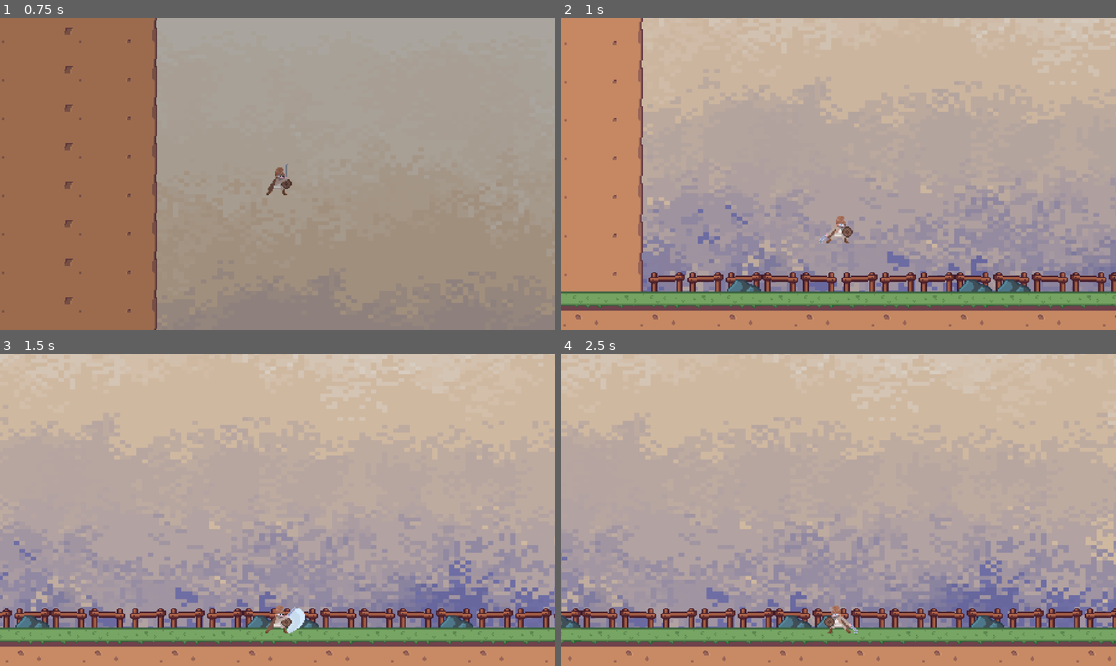
Above: before the commit, frames 1-4 (two rows, left to right).
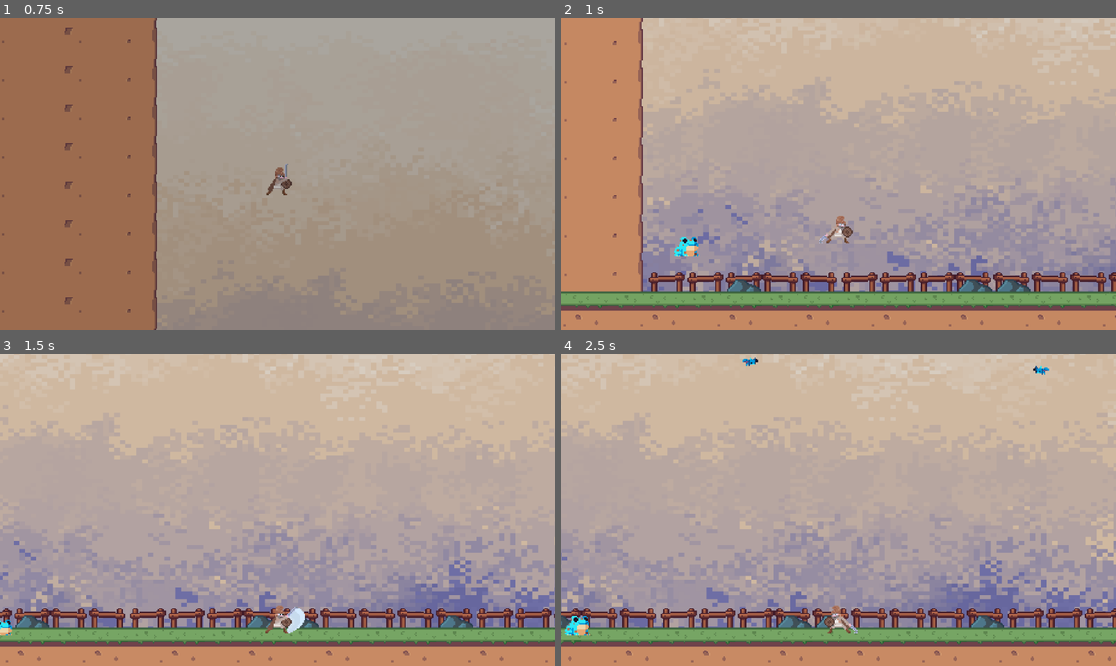
Above: after the commit, the same moments.

Repository: undeadskeleton/devworm_project
Game: Godot game, scene res://scene/stage_lvl.tscn
Same seed, same stepped clock (60 frames per second), same inputs: the game is played once before the commit and once after it.
Inputs (mouse positions are in pixels of both pictures, inside the frame that each line leads up to):
- Up to frame 1 (0.75 s): move the mouse to (399, 158) at 0.52 s; hold D (right) from 0.53 s (still down); click (399, 158) at 0.6 s
- Up to frame 2 (1 s): keep holding D (right); tap Space (jump) at 0.77 s
- Up to frame 3 (1.5 s): keep holding D (right); move the mouse to (166, 525) at 1.27 s; right-click (166, 525) at 1.35 s
- Up to frame 4 (2.5 s): tap Space (jump) at 1.52 s; move the mouse to (894, 441) at 2.02 s; release D (right) at 2.03 s; hold A (left) from 2.03 s (still down); click (894, 441) at 2.1 s

Frame 1 is identical in both runs. In frame 2, 0.2% of the frame differs, in the area x 20-25%, y 70-77%; in frame 3, 0.1%; in frame 4, 0.3%, in the area x 0-88%, y 1-91%.

Commit message:
unknown update

Diff:
--- a/scene/stage_lvl.tscn
+++ b/scene/stage_lvl.tscn
@@ -87,6 +87,9 @@
 [node name="CollisionPolygon2D" type="CollisionPolygon2D" parent="batcollision"]
 polygon = PackedVector2Array(-1, -2, 80, 2, 93, 44, 94, 532, 539, 532, 875, 529, 1502, 531, 1497, 345, 1496, 37, 1485, -3, 1097, -1, 607, 2, 344, 1, 94, -3, 79, -66, 1650, -67, 1657, 397, 1645, 612, 22, 620)
 
+[node name="scene_Transition_Animation" parent="." instance=ExtResource("6_q1sqt")]
+position = Vector2(-25, -11)
+
 [node name="batSpawn" type="Marker2D" parent="."]
 position = Vector2(410, 286)
 
@@ -103,6 +106,4 @@
 position = Vector2(228, 506)
 
 [node name="frogSpawn2" type="Marker2D" parent="."]
-position = Vector2(1435, 529)
-
-[node name="scene_Transition_Animation" parent="." instance=ExtResource("6_q1sqt")]
+position = Vector2(1435, 511)
--- a/scene/toxic_frog.gd
+++ b/scene/toxic_frog.gd
@@ -8,12 +8,12 @@
 var dir : Vector2
 var is_chasing : bool
 
-
 var player
 
 var dead : bool
 var is_attacking : bool
 var is_taking_damage : bool
+var allowed_to_take_damage : bool
 var knockback : int = -150
 const gravity : int = 900
 
@@ -27,6 +27,8 @@
 	is_chasing = true
 	is_attacking = false
 	is_taking_damage = false
+	allowed_to_take_damage = false
+	is_roaming = true
 	player = GlobalScript.playerBody
 
 func _process(delta):
@@ -42,8 +44,7 @@
 
 
 func move(delta):
-	if !dead:
-		is_roaming = true
+	if !dead and is_roaming:
 		if !is_chasing:
 			velocity += dir * speed * delta
 		elif is_chasing and !is_taking_damage:
@@ -51,11 +52,9 @@
 			velocity.x = dir_to_player.x
 			dir.x = abs(velocity.x)/velocity.x
 		elif is_taking_damage:
-			print("frog is knockbacked")
 			var knockback_dir = position.direction_to(player.position) * knockback
 			velocity.x = knockback_dir.x
 		move_and_slide()
-
 	elif dead:
 		velocity.x = 0
 
@@ -74,6 +73,11 @@
 		animatedsprite.play("attack")
 		await get_tree().create_timer(1).timeout
 		is_attacking = false
+	elif dead and is_roaming:
+		is_roaming = false
+		animatedsprite.play("death")
+		await get_tree().create_timer(1).timeout
+		self.queue_free()
 
 
 func _on_direction_timer_timeout():
@@ -89,15 +93,25 @@
 func _on_frog_hit_box_area_entered(area):
 	if area == GlobalScript.playerDamageZone:
 		damage_taken = GlobalScript.playerDamage
-		is_taking_damage = true
+		allowed_to_take_damage = true
 
 		taking_damage(damage_taken)
 
 func taking_damage(damage):
 	if !dead:
 		health -= damage
+		is_taking_damage = true
 		print("current health : ",health)
+		if health <= 0:
+			health = 0
+			dead = true
+		damage_cooldown(1.5)
 
+func damage_cooldown(wait_time):
+	allowed_to_take_damage = false
+	await get_tree().create_timer(wait_time).timeout
+	allowed_to_take_damage = true
+	is_taking_damage = false
 
 
 func _on_frog_damage_zone_body_entered(body):
--- a/scripts/bat_enemy.gd
+++ b/scripts/bat_enemy.gd
@@ -94,4 +94,3 @@
 	if health <= 0:
 		health = 0
 		dead = true
-		print(str(self)," the current health is " , health, "and is_taking_damage", str(is_talking_damage))
--- a/scripts/player.gd
+++ b/scripts/player.gd
@@ -10,7 +10,7 @@
 var current_attack :bool
 var attack_type : String
 var weapon_ready : bool
-var health : int = 200
+var health : int = 2000
 var is_alive : bool
 var is_allowed_to_take_damage : bool
 var damage : int
--- a/scripts/stage_lvl.gd
+++ b/scripts/stage_lvl.gd
@@ -33,7 +33,7 @@
 			sceneTransitionAnimation.play("in_between")
 			await get_tree().create_timer(1).timeout
 			print(current_wave)
-			spawn_enemy("bats",4.0,4.0) #type,multiplier,spawns
+			spawn_enemy("bat",4.0,4.0) #type,multiplier,spawns
 			spawn_enemy("frog",1.5,2.0)
 
 func spawn_enemy(type,multiplier,mob_spawns):
@@ -64,7 +64,6 @@
 			add_child(bat4)
 			mob_spawn_round -= 1
 			await get_tree().create_timer(mob_wait_time).timeout
-	"""
 	elif type == "frog":
 		var frog_spawn1 = $frogSpawn
 		var frog_spawn2 = $frogSpawn2
@@ -72,12 +71,11 @@
 			var frog1 = frog_scene.instantiate()
 			frog1.global_position = frog_spawn1.global_position
 			var frog2 = frog_scene.instantiate()
-			frog2.global_position = frog_spawn2.global_postion
+			frog2.global_position = frog_spawn2.global_position
 			add_child(frog1)
 			add_child(frog2)
 			mob_spawn_round -=1
 			await get_tree().create_timer(mob_wait_time).timeout
-	"""
 	wave_spawn_end = true
 # Called every frame. 'delta' is the elapsed time since the previous frame.
 func _process(delta):
